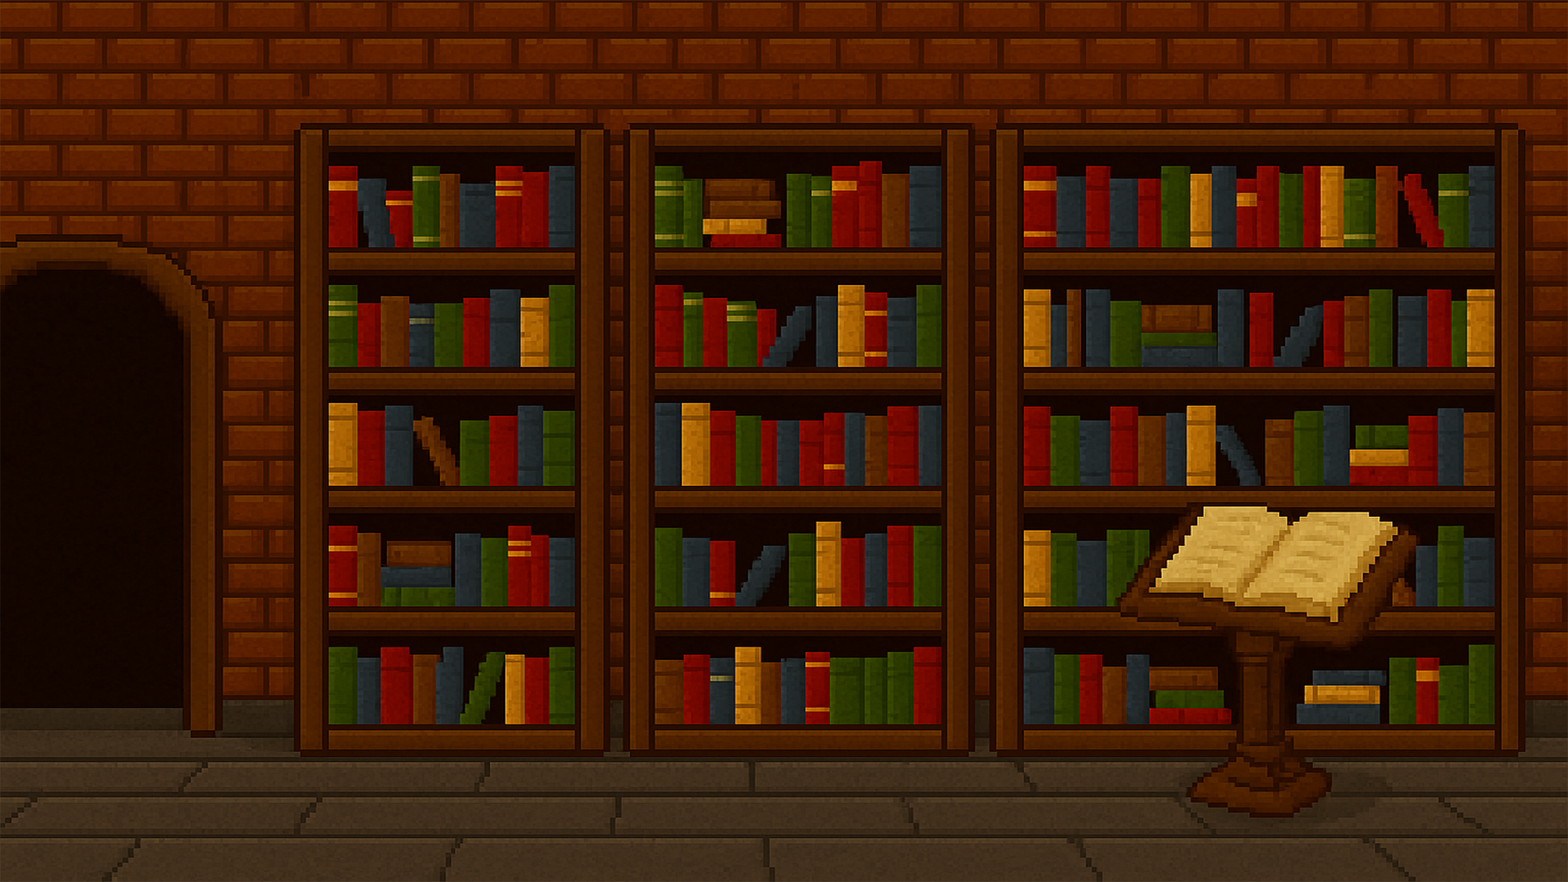
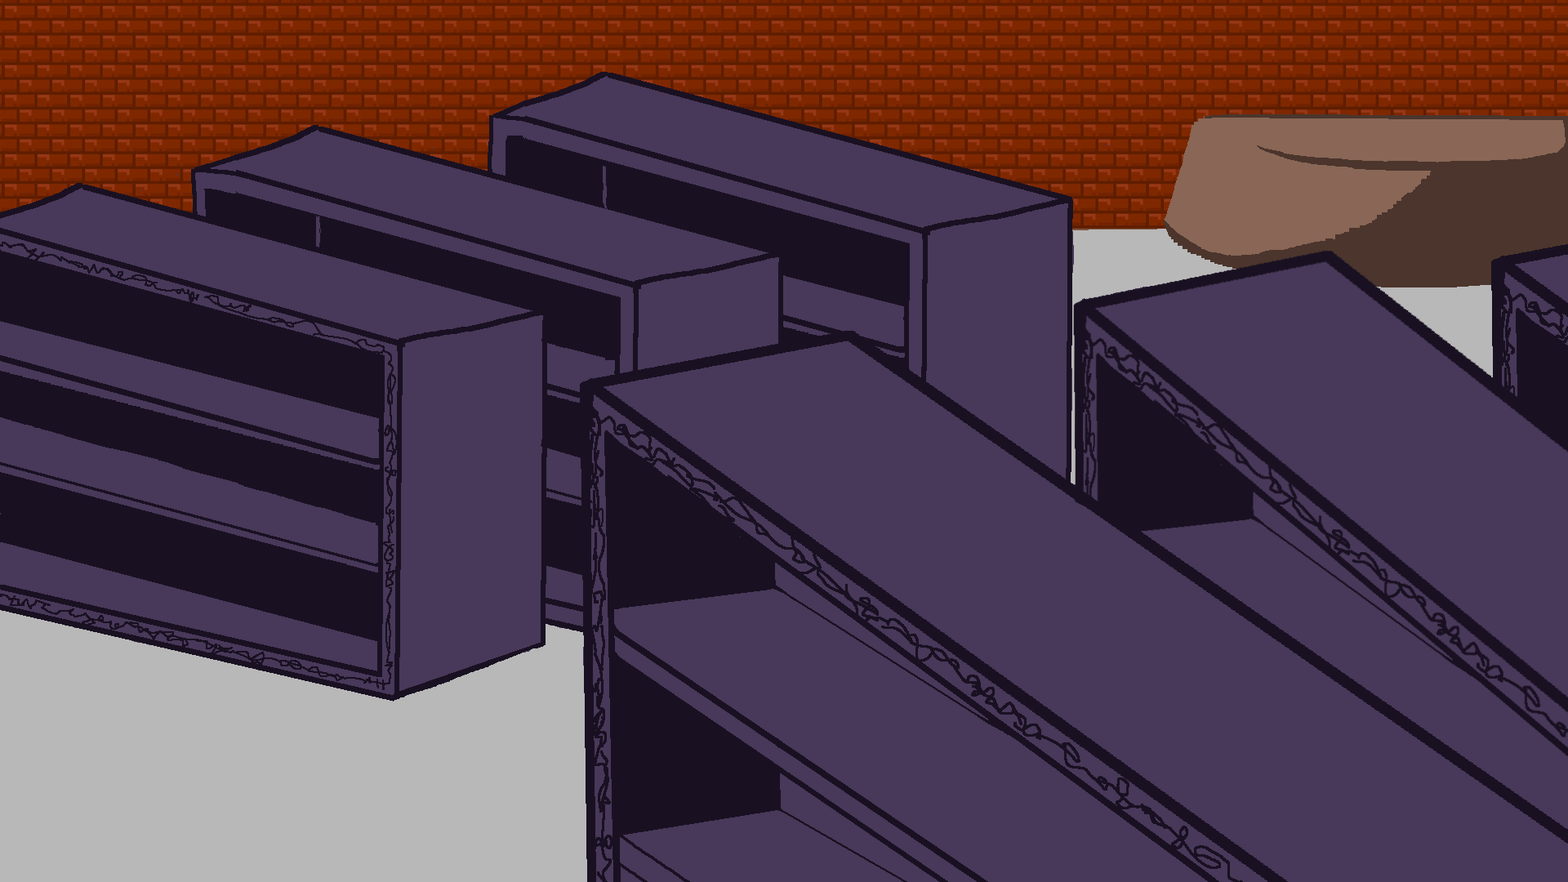
Layer changes from the first 1568 × 882 image to the second:
added layer "Layer 7" above "Layer 4" over [0, 71, 1568, 882]
added layer "Layer 4" above "Layer 14" over [0, 75, 1568, 882]
added layer "Layer 14" above "Layer 13" over [759, 326, 1031, 556]
added layer "Layer 13" above "Layer 12" over [1163, 114, 1568, 288]
added layer "Layer 12" above "Layer 3" over [1163, 114, 1568, 288]
added layer "Layer 3" (67%) above "Layer 11" over [0, 0, 1568, 250]
added layer "Layer 11" above "Layer 1" over [0, 0, 1568, 229]
hid "Layer 1", moved it above "도서관_지피띠니" over [0, 0, 1568, 810]
hid "도서관_지피띠니" over [0, 0, 1568, 882]